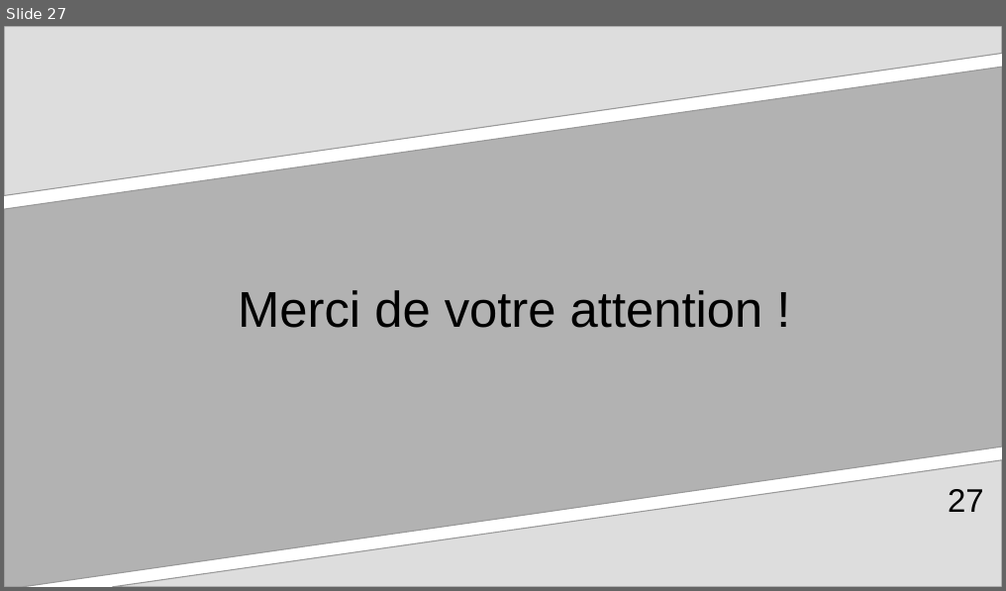
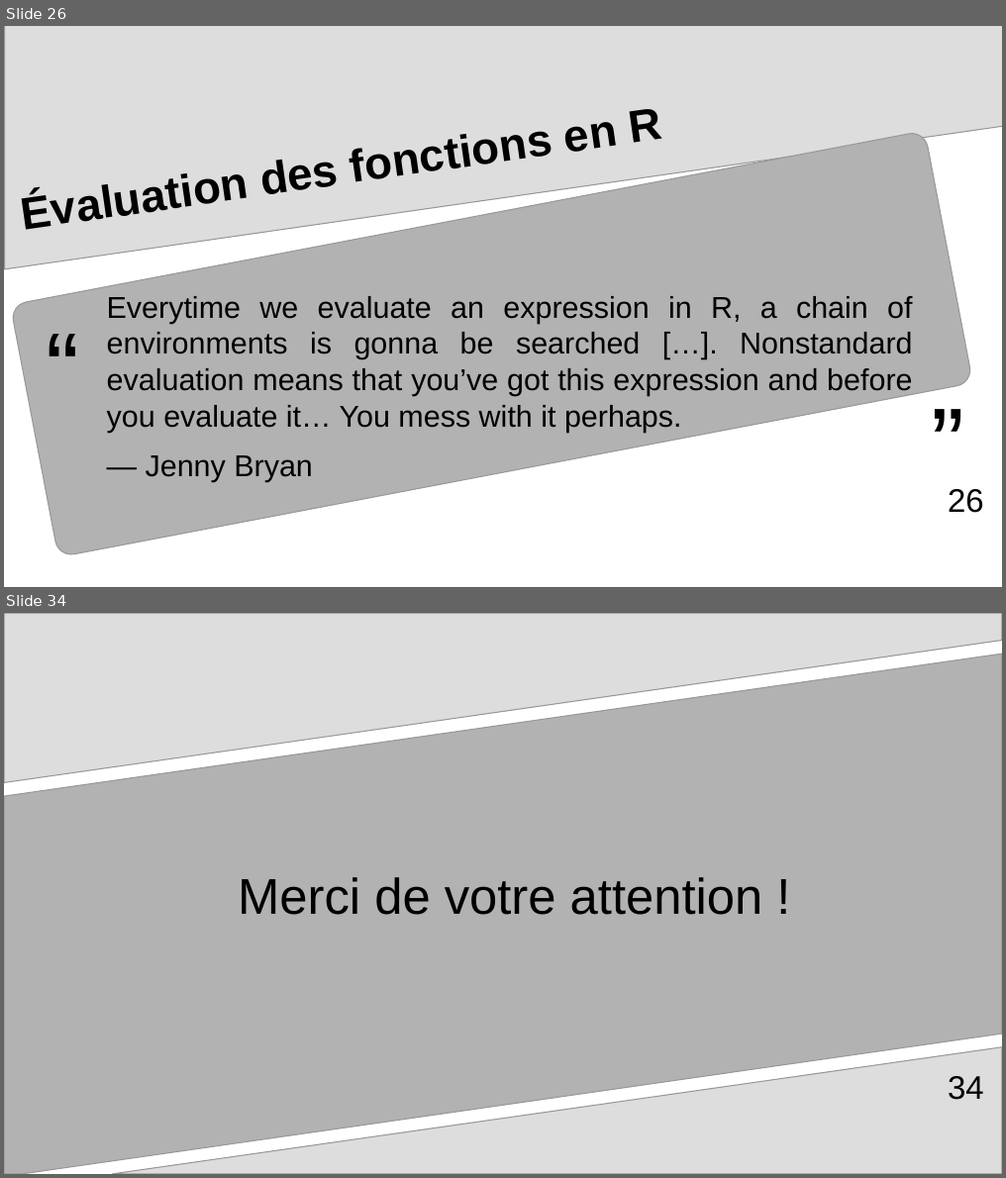
Before and after one commit to arnaud-feldmann/formation_r_drieets_prog_fonctionnelle, a slide deck: presentation.odp. Shown one above the other, each under a label of ours: slide 27 before the commit, slides 26 and 34 after it; the slides between them are not shown. The pictures are 1006x591 and 1006x1178 pixels, drawn with LibreOffice and Linux fonts; fonts in the diff are those of the drawing. Boxes give left, top, right and bottom in pixels: in the first picture for what was removed or moved away, otherwise in the second. Text is boxed around its words. In the diff, an @@ line names an element or a change of style, - is before the commit and + after.

Commit message:
presentation.odp ajout évaluation des fonctions en R

```diff
--- a/presentation.odp
+++ b/presentation.odp
@@ slide 26 added at bbox=[4, 26, 1002, 587], background #FFFFFF @@
@@ freeform shape added at bbox=[5, 26, 1002, 270], fill #DDDDDD, outline #999999 0.85 pt @@
@@ title added at bbox=[631, 109, 663, 143], 36 pt, text #000000, bold @@
+Évaluation des fonctions en R
@@ rounded rectangle added at bbox=[11, 131, 973, 559], fill #B2B2B2, outline #999999 0.85 pt @@
@@ text added at bbox=[31, 299, 94, 421], 80 pt, text #000000 @@
+“
@@ text added at bbox=[107, 296, 912, 481], 24 pt, text #000000 @@
+Everytime we evaluate an expression in R, a chain of environments is gonna be searched […]. Nonstandard evaluation means that you’ve got this expression and before you evaluate it… You mess with it perhaps.
+— Jenny Bryan
@@ text added at bbox=[917, 374, 980, 496], 80 pt, text #000000 @@
+”
@@ page number added at bbox=[947, 489, 984, 513], 26 pt, text #000000 @@
+26
@@ what was slide 27 is now slide 34 @@
@@ page number at bbox=[947, 1076, 984, 1100]: text changed @@
-27
+34
```
Also in this commit, not shown: 7 other slides added, 1 slide removed.
